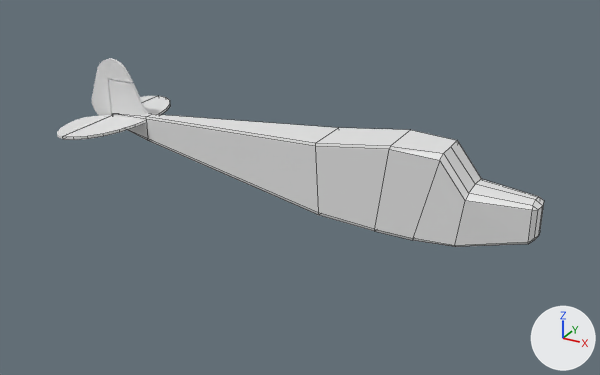
Two versions of the Blender file Assets/Airplanes/Starter Plane WIP/Starter Plane Pt2 (Wings).blend, one commit apart.
Rendered twice from a camera (50 mm lens) standing at (10.6, -19.3, 11.6) and looking at (0.1, -0.3, 2.1). The axes (+X, +Y, +Z) are drawn at lower right. The lights are the same throughout. The older version comes first. Mesh edges are drawn as thin lines on the coarser meshes.

The scene before the commit, as lines of its bpy script (objects in view):
```python
me_cylinder = bpy.data.meshes.new('Cylinder')
me_cylinder.from_pydata(...)  # 26 vertices, 15 faces; spans x 0.0..1.0, y -1.0..1.0, z -1.0..1.0
me_cylinder_001 = bpy.data.meshes.new('Cylinder.001')
me_cylinder_001.from_pydata(...)  # 26 vertices, 15 faces; spans x -0.83..0.0, y -1.0..-0.01, z -1.23..1.0
me_cylinder_003 = bpy.data.meshes.new('Cylinder.003')
me_cylinder_003.from_pydata(...)  # 38 vertices, 21 faces; spans x -1.57..1.07, y -2.24..1.0, z -1.0..1.0
ob_cylinder = bpy.data.objects.new('Cylinder', me_cylinder_003)
ob_cylinder.location = (-6.61, 0.0, 4.27)
ob_cylinder.rotation_euler = (1.571, 0.0, 0.0)  # degrees (90, 0, 0)
ob_cylinder.scale = (0.651, 0.651, 0.04)
ob_right_elevator_flap = bpy.data.objects.new('Right Elevator Flap', me_cylinder_001)
ob_right_elevator_flap.location = (-6.83, 0.0, 3.04)
ob_right_elevator_flap.rotation_euler = (0.0, -0.0548, 0.0)  # degrees (0, -3.1, 0)
ob_right_elevator_flap.scale = (0.949, 2.31, 0.04)
ob_tailfin = bpy.data.objects.new('Tailfin', me_cylinder)
ob_tailfin.location = (-6.77, 0.0, 3.04)
ob_tailfin.rotation_euler = (0.0, -0.0548, 0.0)  # degrees (0, -3.1, 0)
ob_tailfin.scale = (1.38, 2.31, 0.04)
# also in view: 'Cube.001' at (-6.1, 0.0, 3.7); 'Main Plane Body' at (0.0, 0.0, 2.8)
```
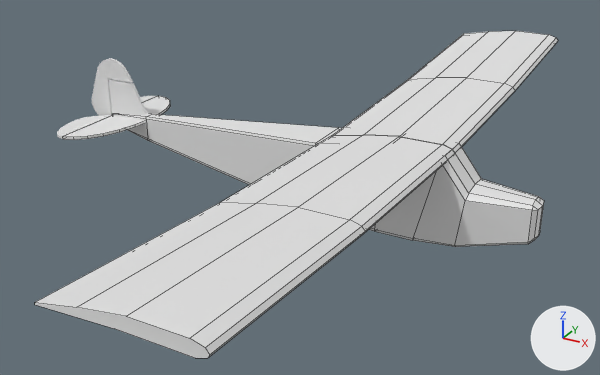
Commit message: Core of plane done

What differs and where, as boxes [x1, y1, x2, y2] in the pictures (600 x 375 px):
'Wing (Right Side)', added: after [35, 135, 455, 358]
'Wing (Left Side)', added: after [333, 31, 558, 153]

What the commit changed:
Mesh me_cube_008 is new.
It has 30 vertices, 21 faces and spans x -1.0..1.05, y -1.0..1.0, z -1.21..1.78.
Object 'Wing (Left Side)' (ob_wing__left_side) is new; it shows me_cube_008.
Its location is (2.72, 5.5, 4.18).
Its rotation in degrees is (3, 0, 0).
Its scale is (1.71, -5.5, -0.155).
Object 'Wing (Right Side)' (ob_wing__right_side) is new; it shows a copy of me_cube_008.
Its location is (2.72, -5.5, 4.18).
Its rotation in degrees is (-3, 0, 0).
Its scale is (1.71, 5.5, -0.155).
